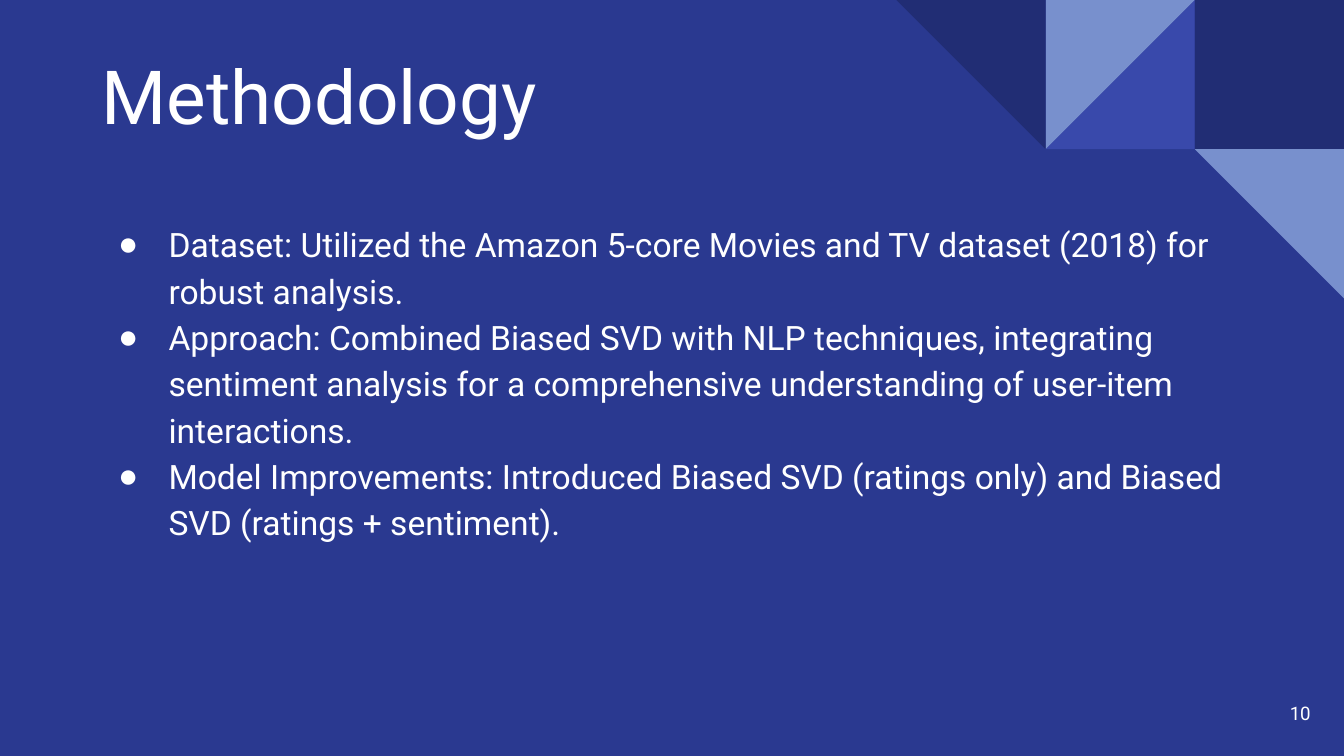
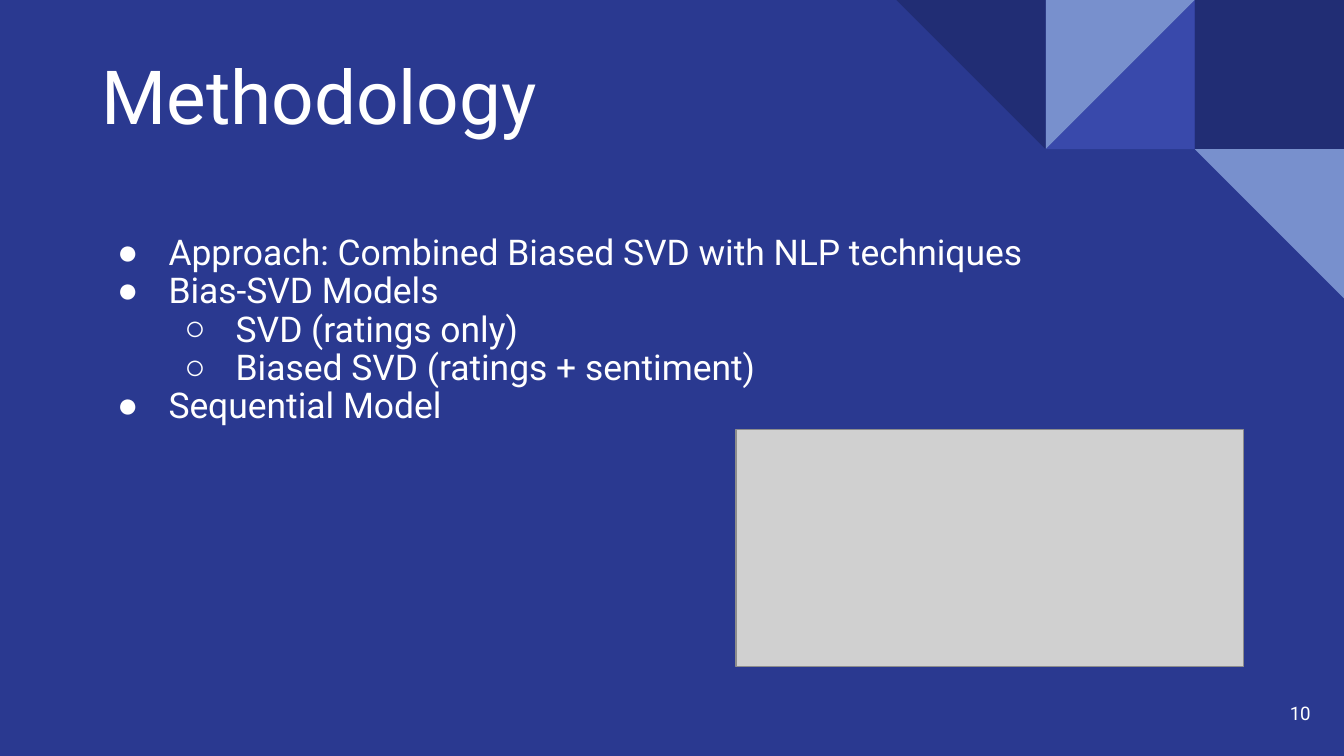
Before and after one commit to Rishat-Sheakh/CSE431, a slide deck: slide 10 of Submission1/Slide.pptx. Drawn at 1344x756 pixels with LibreOffice and Linux fonts; fonts in the diff are those of the drawing; grey boxes stand for pictures. Boxes give left, top, right and bottom in pixels: in the first picture for what was removed or moved away, otherwise in the second. Text is boxed around its words. In the diff, an @@ line names an element or a change of style, - is before the commit and + after.

```diff
--- a/Submission1/Slide.pptx
+++ b/Submission1/Slide.pptx
@@ subtitle at (169, 238, 1022, 426): text changed; size 18 to 19 pt @@
-● Dataset: Utilized the Amazon 5-core Movies and TV dataset (2018) for robust analysis.
-● Approach: Combined Biased SVD with NLP techniques, integrating sentiment analysis for a comprehensive understanding of user-item interactions.
-● Model Improvements: Introduced Biased SVD (ratings only) and Biased SVD (ratings + sentiment).
+● Approach: Combined Biased SVD with NLP techniques
+● Bias-SVD Models
+  ○ SVD (ratings only)
+  ○ Biased SVD (ratings + sentiment)
+● Sequential Model
@@ picture added at (737, 430, 1245, 667) @@
```
Also in this commit, not shown: 4 other slides changed, 2 slides added, 2 slides removed, 1 other file.
